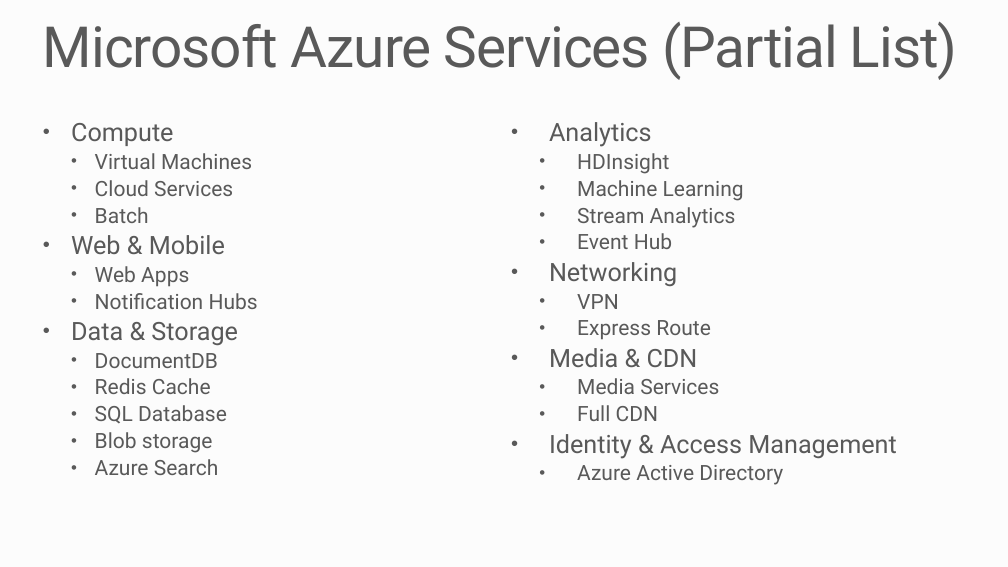
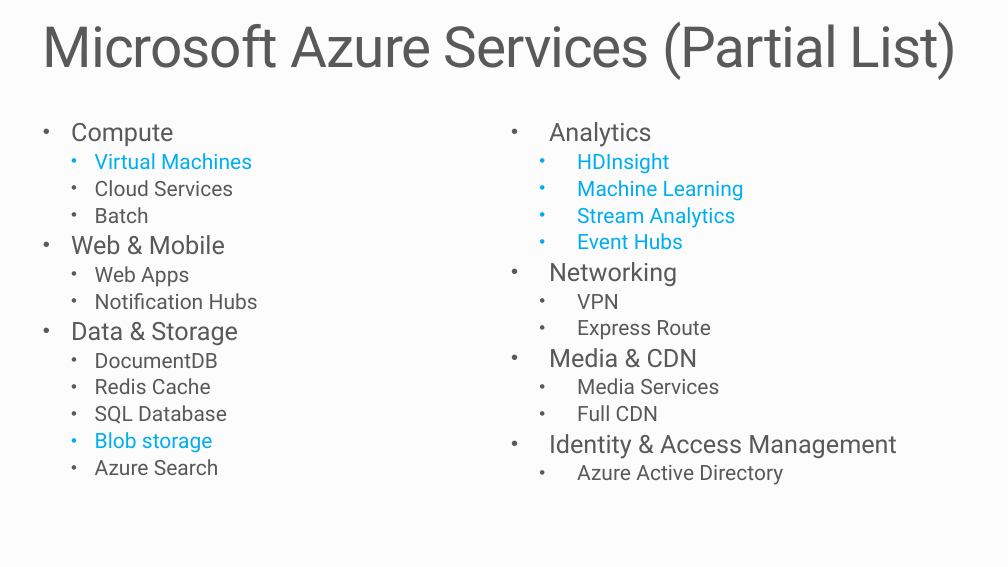
Before and after one commit to MSRConnections/Azure-training-course, a slide deck: slide 13 of Content/Introduction/Azure Overview.pptx. Drawn at 1008x567 pixels with LibreOffice and Linux fonts; fonts in the diff are those of the drawing; background and template pictures are left out. Boxes give left, top, right and bottom in pixels: in the first picture for what was removed or moved away, otherwise in the second. Text is boxed around its words. In the diff, an @@ line names an element or a change of style, - is before the commit and + after.

```diff
--- a/Content/Introduction/Azure Overview.pptx
+++ b/Content/Introduction/Azure Overview.pptx
@@ text at (95, 153, 252, 453): text colour #595959 to #00AEEF in "Virtual Machines", "Blob storage" @@
@@ text at (577, 153, 744, 228): text colour #595959 to #00AEEF in "HDInsight", "Machine Learning", "Stream Analytics" @@
@@ text at (577, 233, 683, 250): text changed; text colour #595959 to #00AEEF @@
-  • Event Hub
+  • Event Hubs
```
Also in this commit, not shown: 7 other slides changed, 1 slide added, 3 slides removed.
